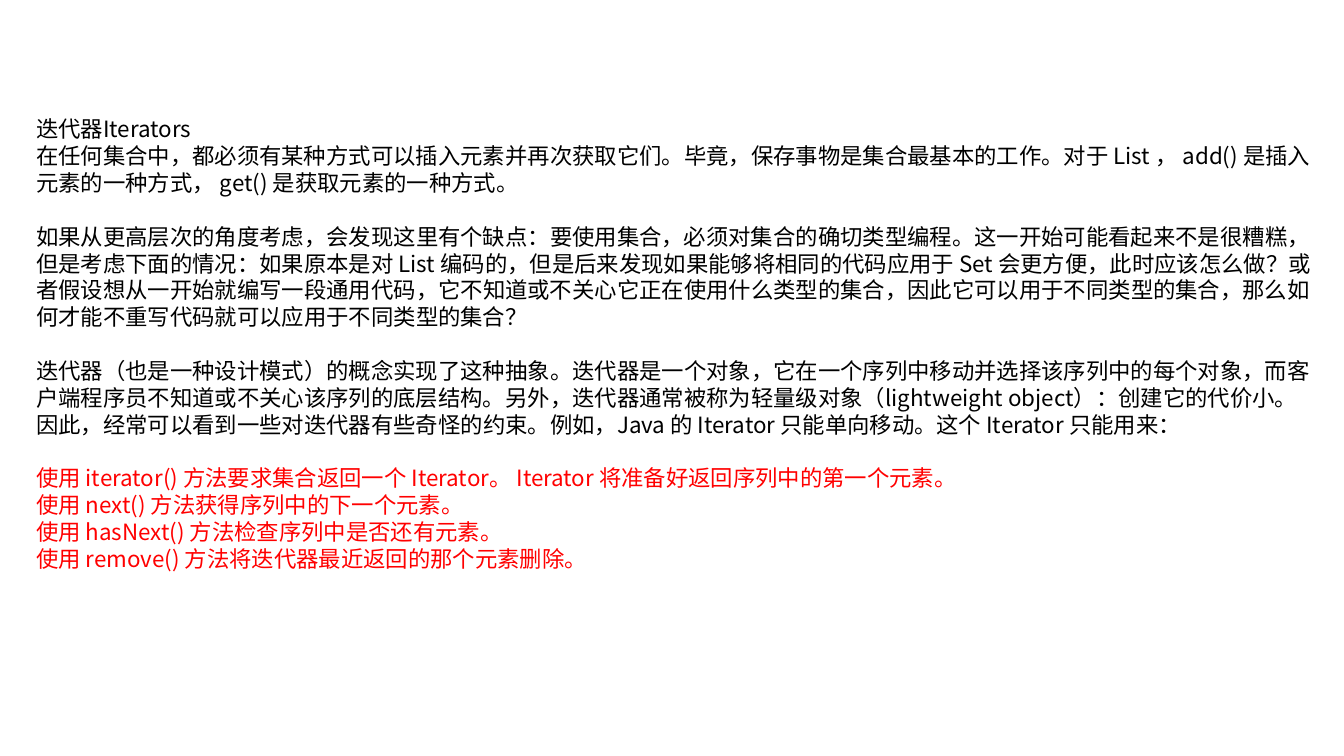
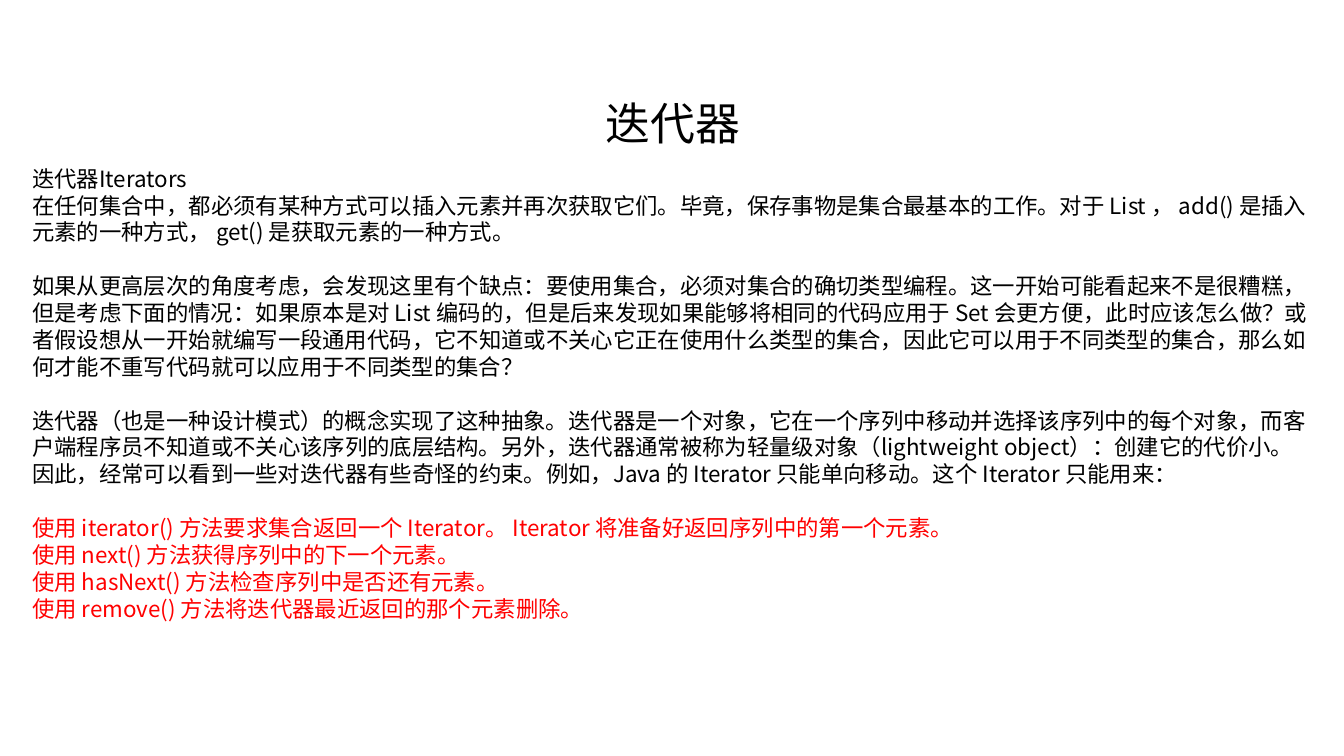
Before and after one commit to linkknown/PPT, a slide deck: slide 24 of 基础PPT/第7章：Java集合操作.pptx. Drawn at 1344x756 pixels with LibreOffice and Linux fonts; fonts in the diff are those of the drawing; background and template pictures are left out. Boxes give left, top, right and bottom in pixels: in the first picture for what was removed or moved away, otherwise in the second. Text is boxed around its words. In the diff, an @@ line names an element or a change of style, - is before the commit and + after.

```diff
--- a/基础PPT/第7章：Java集合操作.pptx
+++ b/基础PPT/第7章：Java集合操作.pptx
@@ text added at (606,102,740,144), 32 pt, text #000000 @@
+迭代器
@@ text "迭代器Iterators": place and size @@
-text "迭代器Iterators" at (36,118,1311,572)
+text "迭代器Iterators" at (32,168,1307,622)
```
Also in this commit, not shown: 13 other slides changed, 2 slides added, 2 slides removed, 1 other file.
